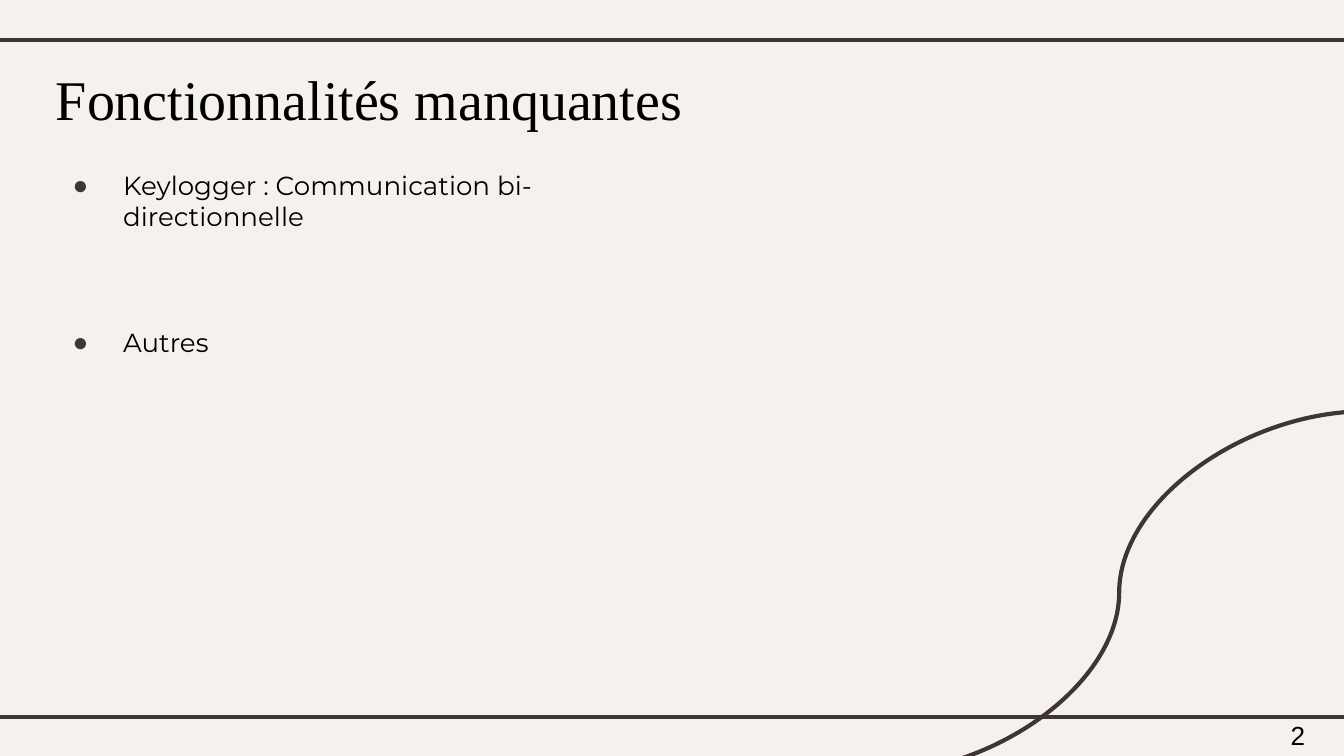
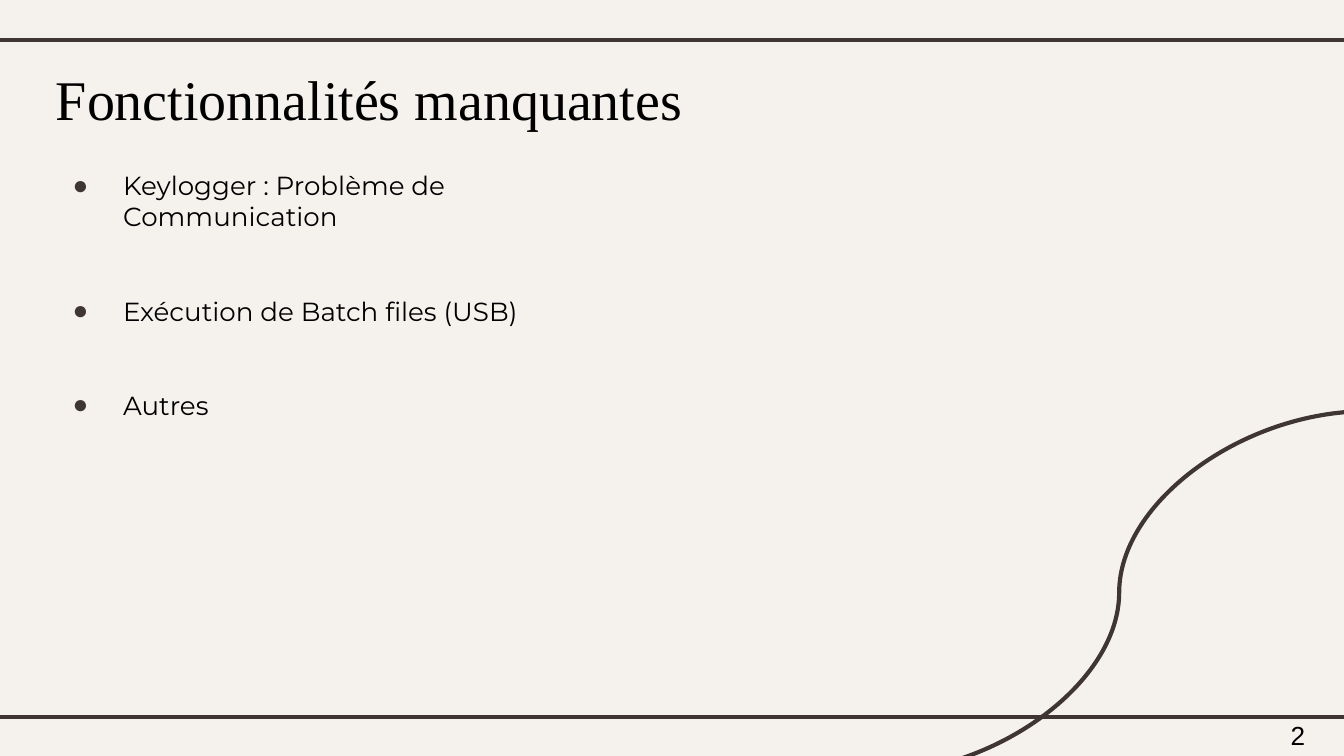
Before and after one commit to Jabooby/CCI_UdeS, a slide deck: slide 9 of Competition/Summer_2024/Presentation/CCI_Presentation_equipe3.pptx. Drawn at 1344x756 pixels with LibreOffice and Linux fonts; fonts in the diff are those of the drawing. Boxes give left, top, right and bottom in pixels: in the first picture for what was removed or moved away, otherwise in the second. Text is boxed around its words. In the diff, an @@ line names an element or a change of style, - is before the commit and + after.

```diff
--- a/Competition/Summer_2024/Presentation/CCI_Presentation_equipe3.pptx
+++ b/Competition/Summer_2024/Presentation/CCI_Presentation_equipe3.pptx
@@ subtitle at (123, 175, 518, 326): text changed @@
-● Keylogger : Communication bi-directionnelle
+● Keylogger : Problème de Communication
+● Exécution de Batch files (USB)
```
Also in this commit, not shown: 5 other slides changed.
